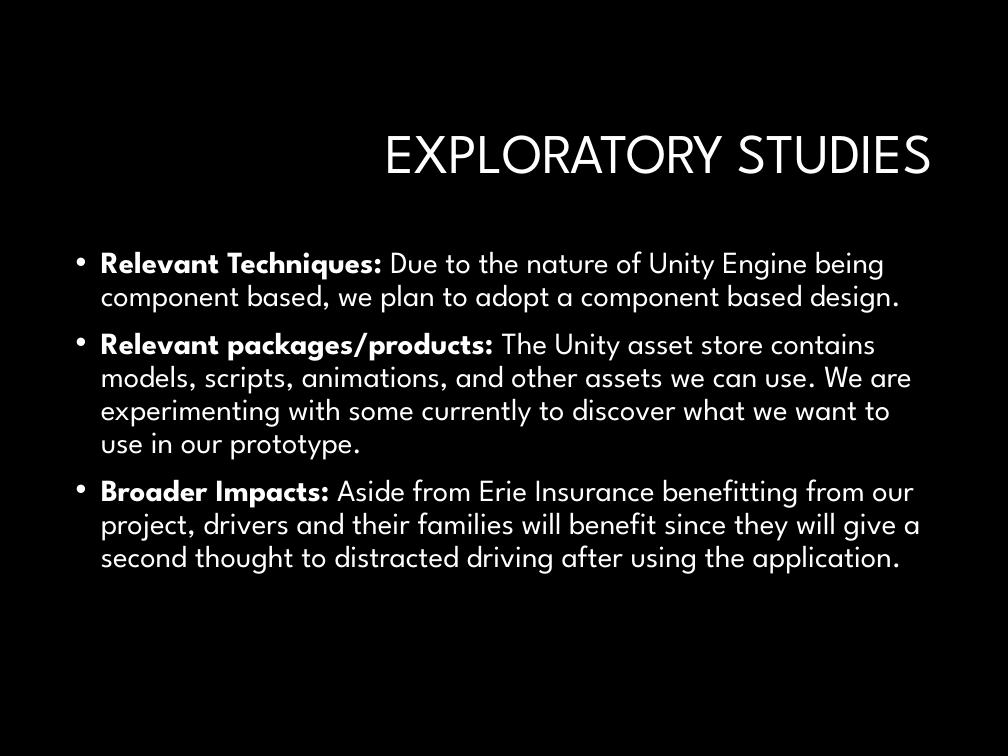
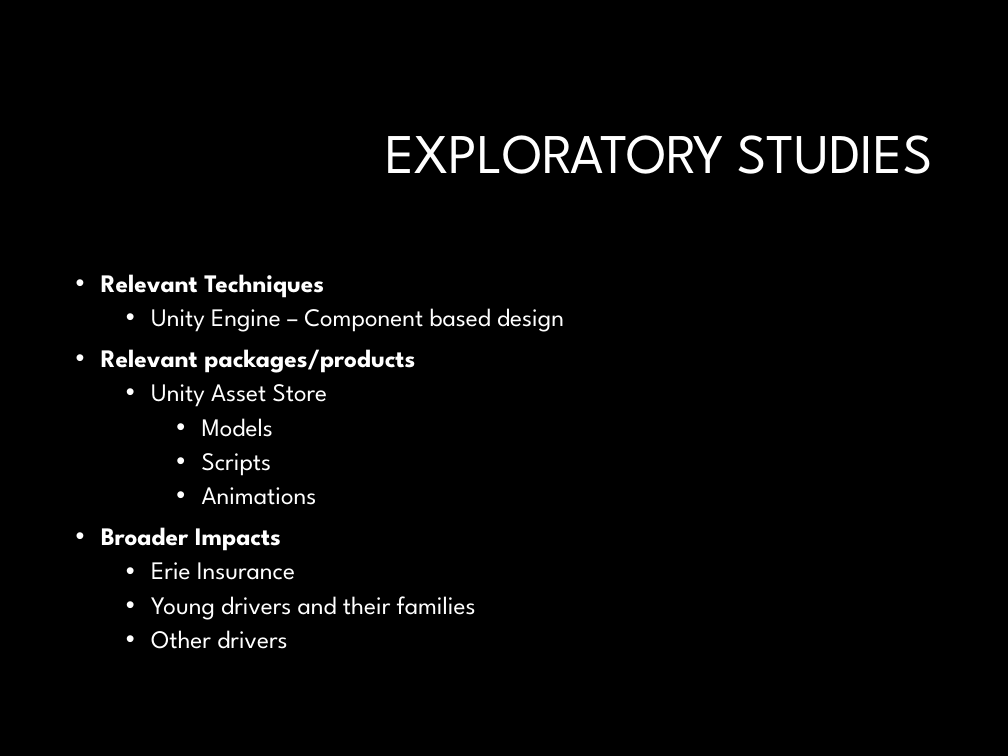
Before and after one commit to NateChristiansen/SeniorProject, a slide deck: slide 15 of Documents/Presentations/Presentation1.pptx (slide 14 before the commit). Drawn at 1008x756 pixels with LibreOffice and Linux fonts; fonts in the diff are those of the drawing; background and template pictures are left out. Boxes give left, top, right and bottom in pixels: in the first picture for what was removed or moved away, otherwise in the second. Text is boxed around its words. In the diff, an @@ line names an element or a change of style, - is before the commit and + after.

```diff
--- a/Documents/Presentations/Presentation1.pptx
+++ b/Documents/Presentations/Presentation1.pptx
@@ text at [101, 274, 564, 649]: text changed; size 22 to 18 pt @@
-• Relevant Techniques: Due to the nature of Unity Engine being component based, we plan to adopt a component based design.
-• Relevant packages/products: The Unity asset store contains models, scripts, animations, and other assets we can use. We are experimenting with some currently to discover what we want to use in our prototype.
-• Broader Impacts: Aside from Erie Insurance benefitting from our project, drivers and their families will benefit since they will give a second thought to distracted driving after using the application.
+• Relevant Techniques
+  • Unity Engine – Component based design
+• Relevant packages/products
+  • Unity Asset Store
+    • Models
+    • Scripts
+    • Animations
+• Broader Impacts
+  • Erie Insurance
+  • Young drivers and their families
+  • Other drivers
```
Also in this commit, not shown: 3 other slides changed, 1 slide added.
